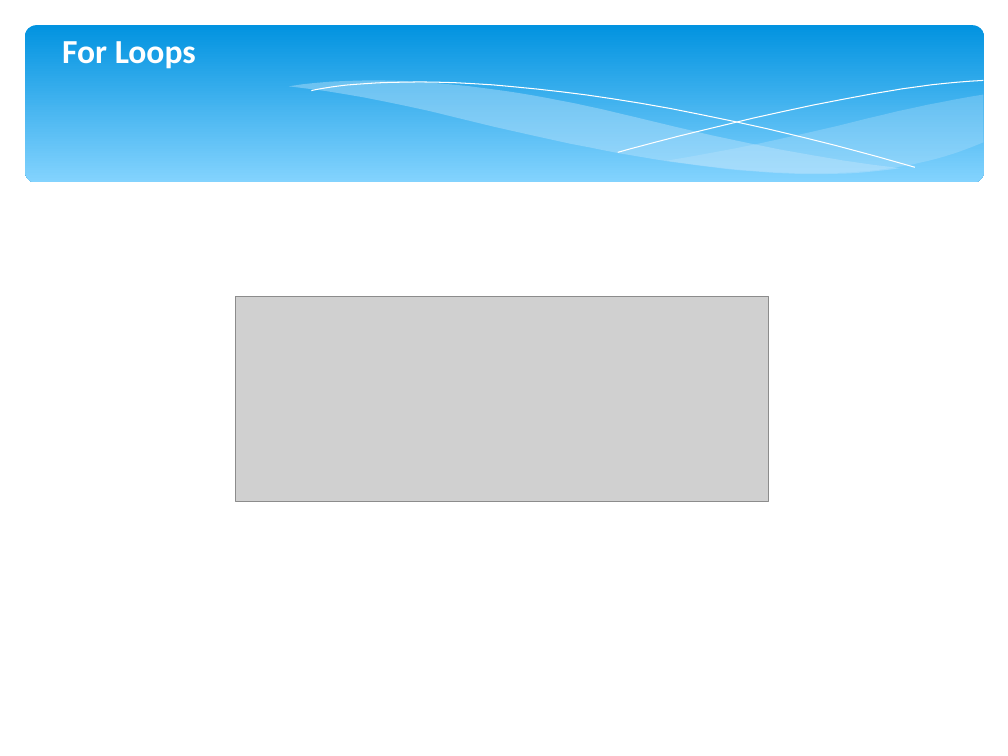
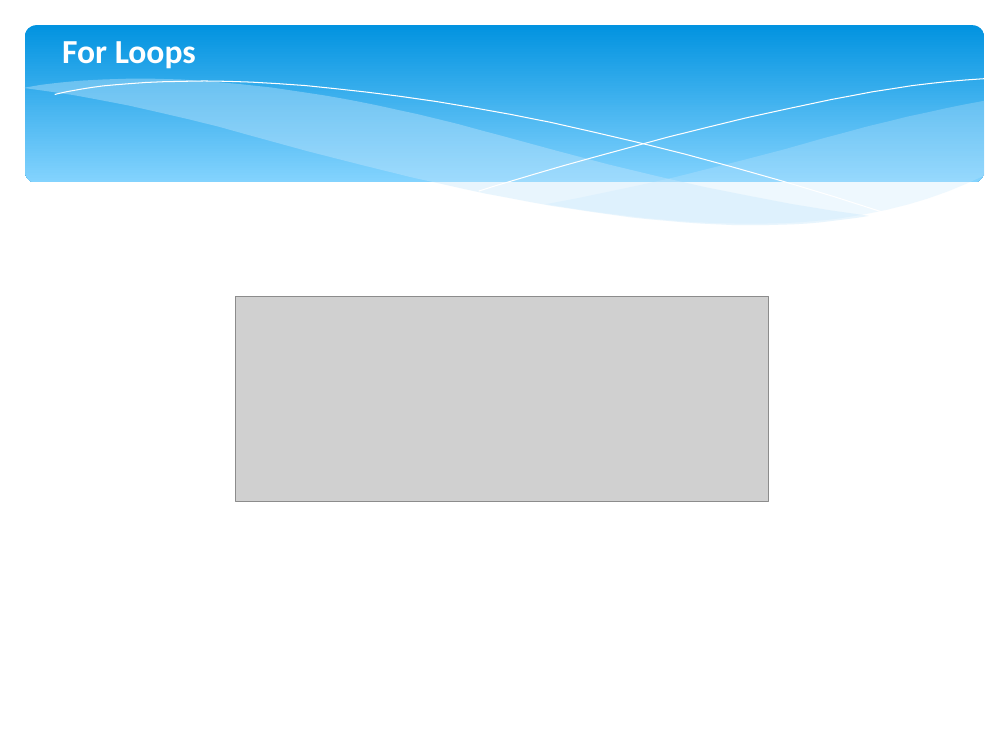
Before and after one commit to onlinesupport/android, a slide deck: slide 33 of slides/Lesson-2.ppt. Drawn at 1008x756 pixels with LibreOffice and Linux fonts; fonts in the diff are those of the drawing; grey boxes stand for pictures. Boxes give left, top, right and bottom in pixels: in the first picture for what was removed or moved away, otherwise in the second. Text is boxed around its words. In the diff, an @@ line names an element or a change of style, - is before the commit and + after.

```diff
--- a/slides/Lesson-2.ppt
+++ b/slides/Lesson-2.ppt
@@ freeform shape: place and size @@
-freeform shape at bbox=[288, 81, 899, 174]
+freeform shape at bbox=[23, 79, 869, 225]
@@ freeform shape: place and size @@
-freeform shape at bbox=[311, 82, 914, 167]
+freeform shape at bbox=[55, 81, 889, 214]
@@ freeform shape: place and size @@
-freeform shape at bbox=[618, 81, 983, 152]
+freeform shape at bbox=[479, 79, 983, 191]
@@ freeform shape: place and size @@
-freeform shape at bbox=[666, 95, 983, 173]
+freeform shape at bbox=[546, 101, 985, 224]
```
Also in this commit, not shown: 51 other slides changed, 5 slides added, 11 other files.
